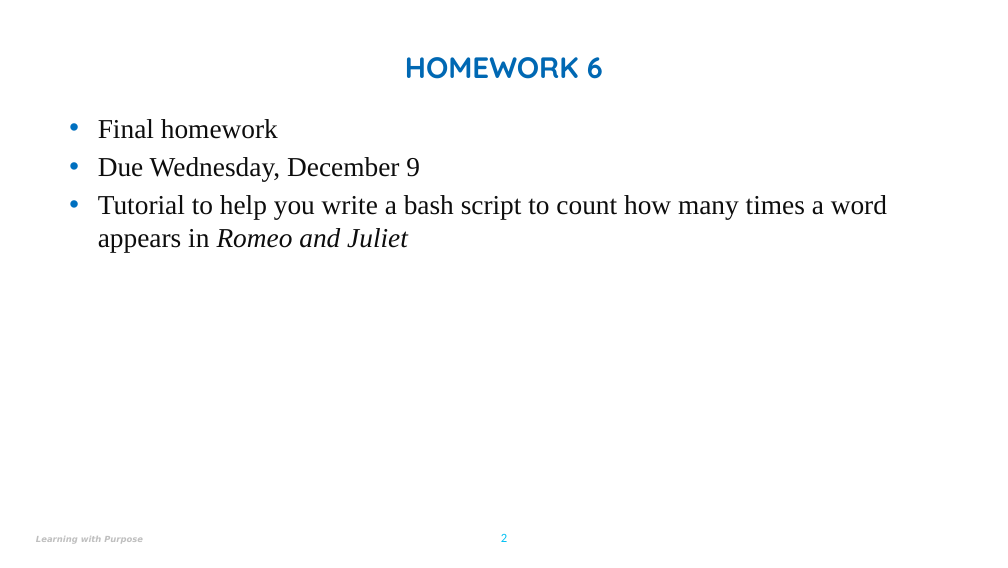
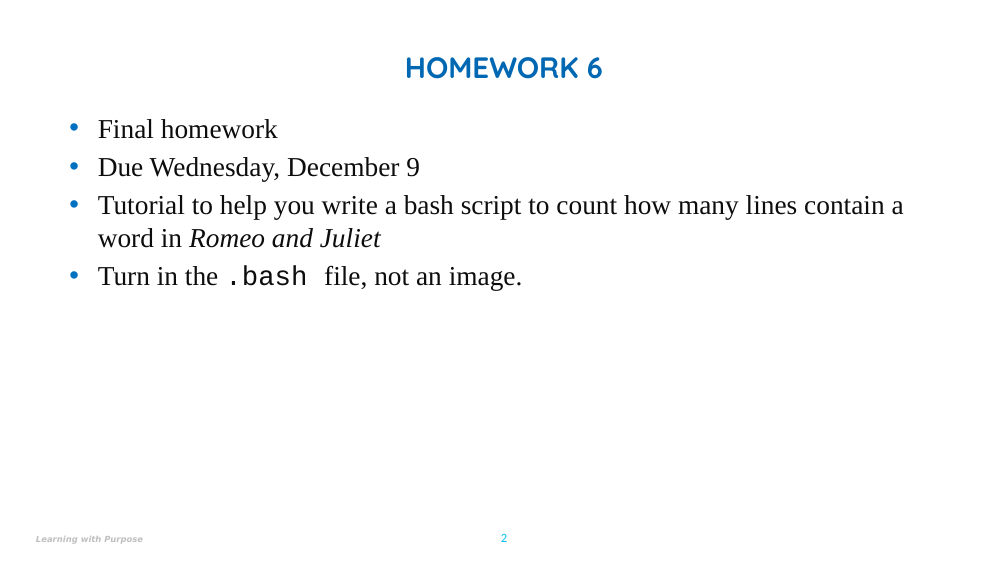
Before and after one commit to jdalyuml/fys-cs, a slide deck: slide 2 of notes/Week13-help.pptx. Drawn at 1008x568 pixels with LibreOffice and Linux fonts; fonts in the diff are those of the drawing; background and template pictures are left out. Boxes give left, top, right and bottom in pixels: in the first picture for what was removed or moved away, otherwise in the second. Text is boxed around its words. In the diff, an @@ line names an element or a change of style, - is before the commit and + after.

```diff
--- a/notes/Week13-help.pptx
+++ b/notes/Week13-help.pptx
@@ text at (x1=98, y1=195, x2=904, y2=291): text changed @@
-• Tutorial to help you write a bash script to count how many times a word appears in Romeo and Juliet
+• Tutorial to help you write a bash script to count how many lines contain a word in Romeo and Juliet
+• Turn in the .bash file, not an image.
```
Also in this commit, not shown: 2 slides added, 3 other files.
